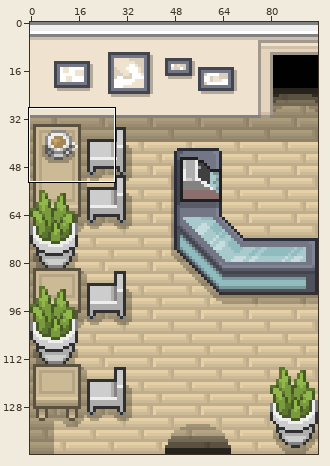
Sprite sheet -- Assets/Areas/ritual-roasters.png. Above: a wide view before the commit, with the close-up outlined.
Close-up. Before the commit:
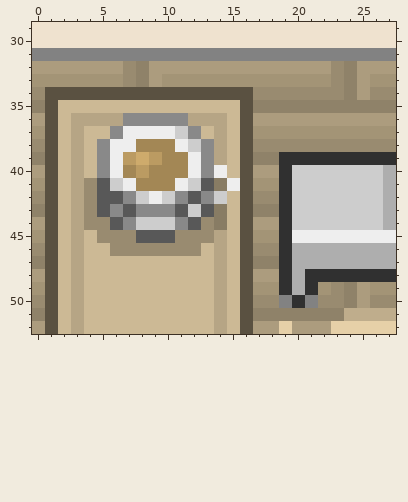
The file is 96x144 pixels. Colours within 5 levels of each other are drawn and written as one. Shown: x 0..27, y 29..52.
Now the later version:
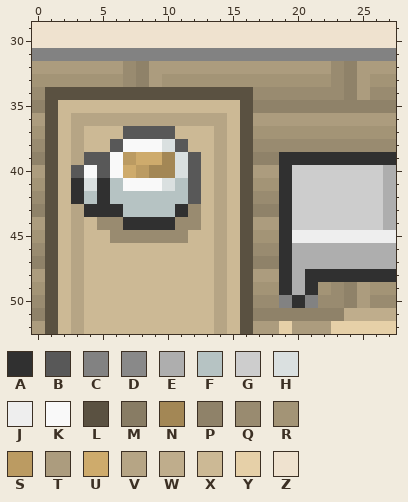
Palette (. is transparent): A #303030  B #585858  C #828282  D #898989  E #aeaeae  F #b6c3c3  G #cdcdcd  H #dae0e0  J #eeeeee  K #f9f9f9  L #5a5141  M #887c64  N #a38755  P #8f8269  Q #998b70  R #a39476  S #bb9b62  T #ac9c7e  U #ceab6c  V #b6a585  W #bfad8c  X #ccb995  Y #e6d0a8  Z #efe2cf
From the commit log: Coffee shop tweak.
The edit:
Changed rows in their new state; - is an unchanged pixel.
first column x 3:
36 ----VVVVV----
37 ---XBBBBXX---
38 --XBKKKHBXX--
39 -BBK--U-HBX--
40 BKBKU---HBXV-
41 AHAFKKKHFBXVX
42 AFAFFFFFF-XV-
43 -AAAFFFFAQXV-
44 -X-QAAAAQQXV-
45 --X--QQQ-XX--
46 ---XXXXXXX---
